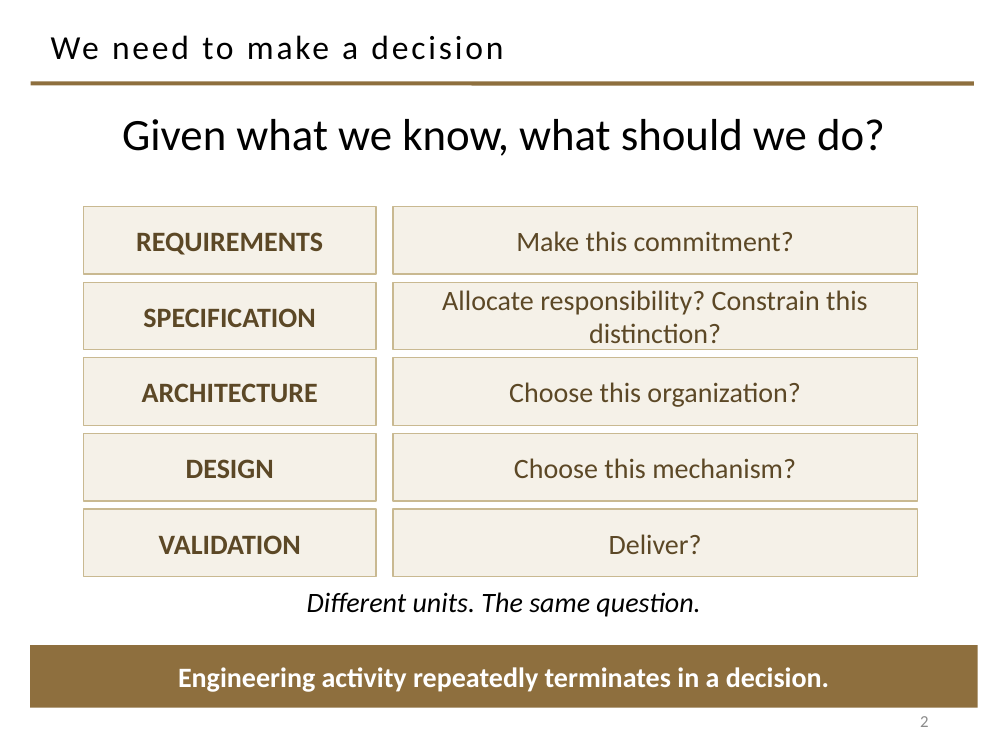
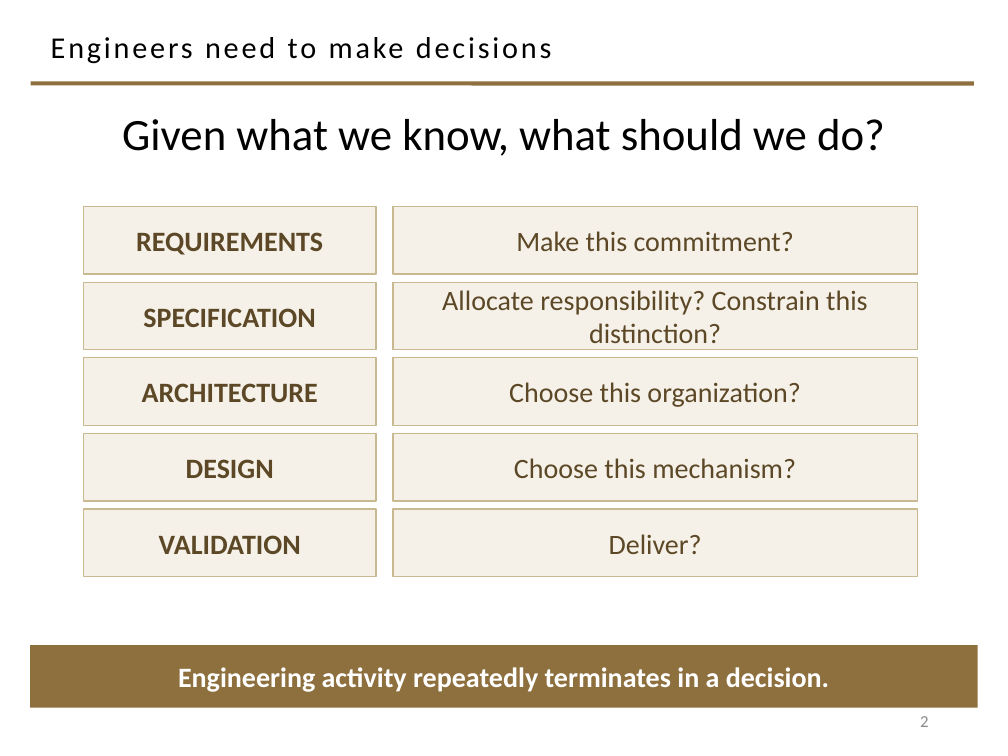
Before and after one commit to davisjam/model-based-agentic-software-engineering, a slide deck: slide 2 of course/lectures/act-1-foundations/09-engineering-decision-making-and-metrics/1-9-Engineering-Decision-Making-and-Metrics.pptx. Drawn at 1008x756 pixels with LibreOffice and Linux fonts; fonts in the diff are those of the drawing; background and template pictures are left out. Boxes give left, top, right and bottom in pixels: in the first picture for what was removed or moved away, otherwise in the second. Text is boxed around its words. In the diff, an @@ line names an element or a change of style, - is before the commit and + after.

```diff
--- a/course/lectures/act-1-foundations/09-engineering-decision-making-and-metrics/1-9-Engineering-Decision-Making-and-Metrics.pptx
+++ b/course/lectures/act-1-foundations/09-engineering-decision-making-and-metrics/1-9-Engineering-Decision-Making-and-Metrics.pptx
@@ title at (x1=51, y1=37, x2=551, y2=64): text changed; size 24 to 21.6 pt @@
-We need to make a decision
+Engineers need to make decisions
@@ text removed at (x1=307, y1=592, x2=700, y2=617) @@
-Different units. The same question.
```
Also in this commit, not shown: 23 other slides changed.
